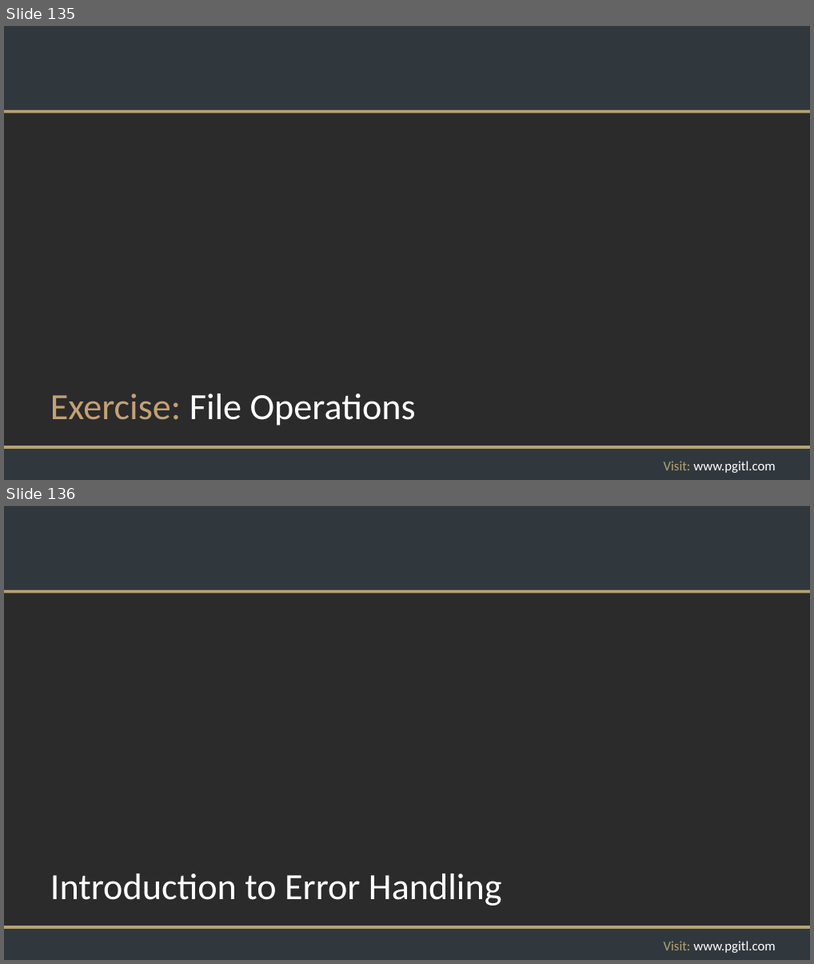
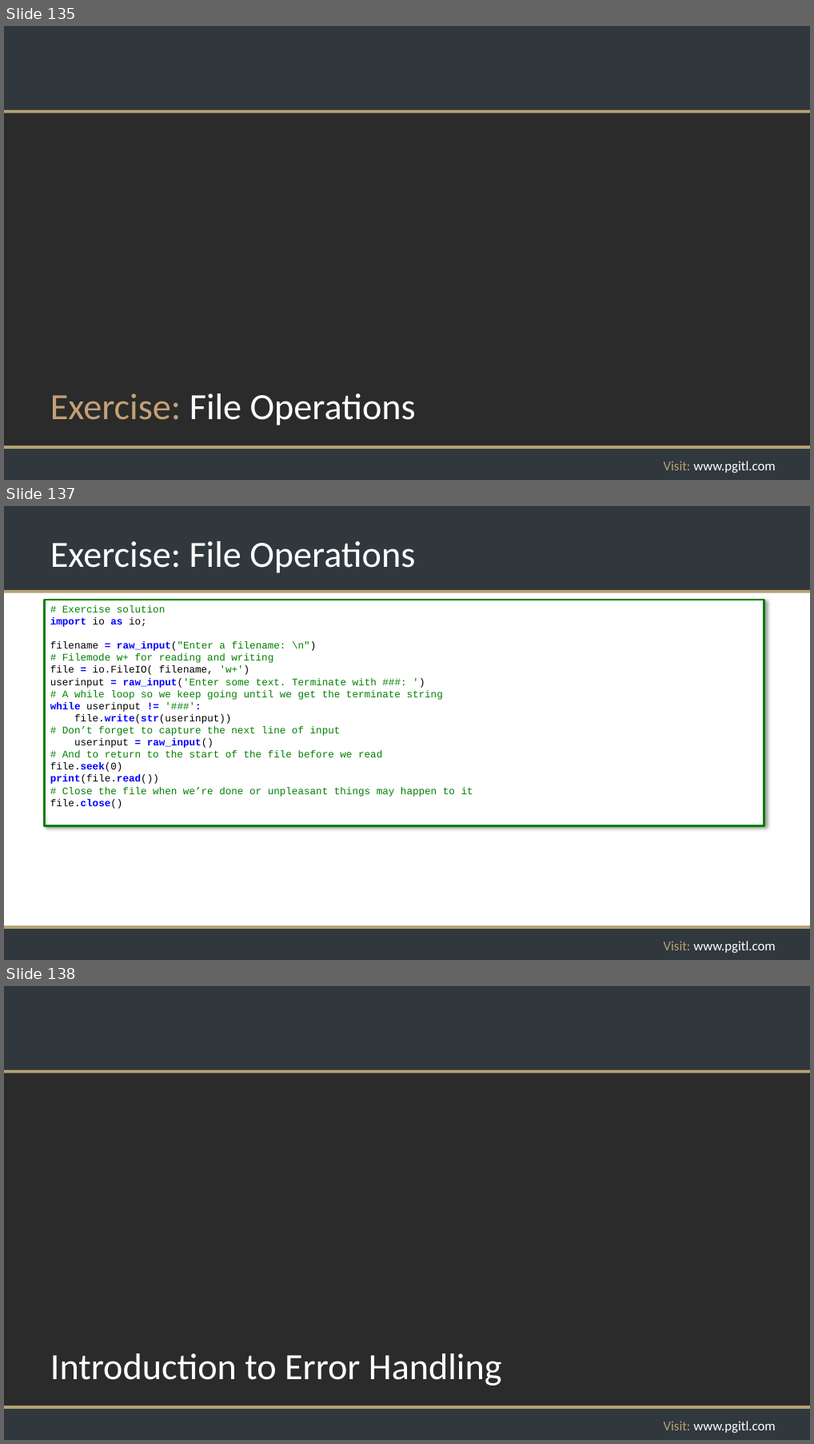
Before and after one commit to rikkouri/project-a, a slide deck: Programming Foundations.pptx. Shown one above the other, each under a label of ours: slides 135 and 136 before the commit, slides 135, 137 and 138 after it; the slides between them are not shown. The pictures are 814x964 and 814x1444 pixels, drawn with LibreOffice and Linux fonts; fonts in the diff are those of the drawing; background and template pictures are left out; a plain dark background stands for a picture behind light text. Boxes give left, top, right and bottom in pixels: in the first picture for what was removed or moved away, otherwise in the second. Text is boxed around its words. In the diff, an @@ line names an element or a change of style, - is before the commit and + after.

Commit message:
Files exercise and solution

```diff
--- a/Programming Foundations.pptx
+++ b/Programming Foundations.pptx
@@ slide 137 added at [4,506,810,960], background #FFFFFF; not listed: 5 template elements that a slide beside it also shows @@
@@ title added at [50,541,415,573], 44 pt, text #FFFFFF @@
+Exercise: File Operations
@@ rectangle added at [45,600,765,826], fill #FFFFFF, outline #008000 2.25 pt, 12 pt, text #008000 @@
+# Exercise solution
+import io as io;
+filename = raw_input("Enter a filename: \n")
+# Filemode w+ for reading and writing
+file = io.FileIO( filename, 'w+')
+userinput = raw_input('Enter some text. Terminate with ###: ')
+# A while loop so we keep going until we get the terminate string
+while userinput != '###':
+file.write(str(userinput))
+# Don’t forget to capture the next line of input
+userinput = raw_input()
+# And to return to the start of the file before we read
+file.seek(0)
+print(file.read())
+# Close the file when we’re done or unpleasant things may happen to it
+file.close()
@@ what was slide 136 is now slide 138 @@
```
Also in this commit, not shown: 2 slides changed, 3 other slides added, 1 other file.
